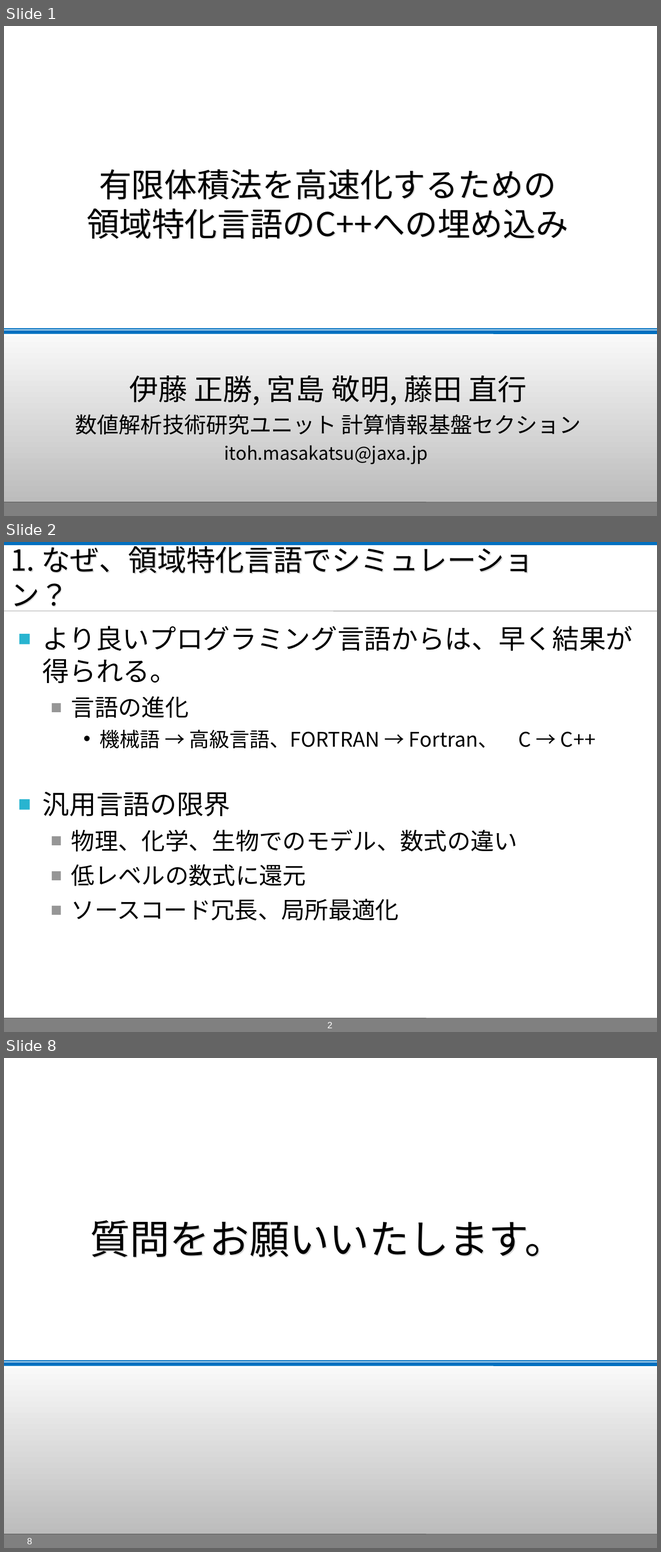
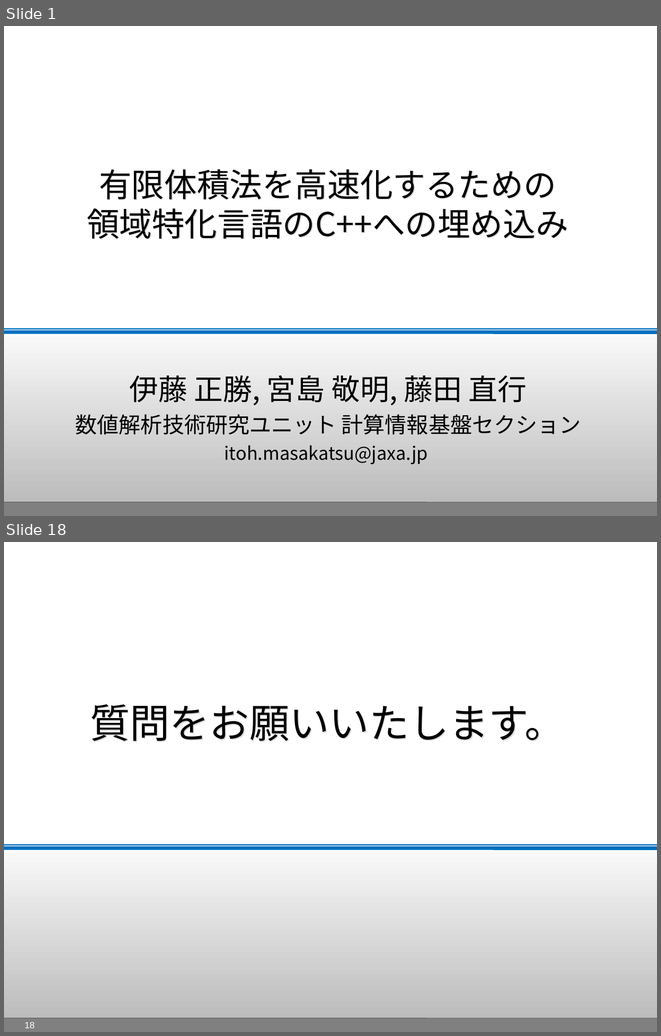
Before and after one commit to masa-ito/ProtoToPoisson, a slide deck: doc/第57回プログラミング・シンポジウム/presentationAtJaxaOn10Dec2015/ProtoFVM_PresentationAtJaxaOn10Dec2015.ppt. Shown one above the other, each under a label of ours: slides 1, 2 and 8 before the commit, slides 1 and 18 after it; the slides between them are not shown. The pictures are 661x1552 and 661x1036 pixels, drawn with LibreOffice and Linux fonts; fonts in the diff are those of the drawing; background and template pictures are left out. Boxes give left, top, right and bottom in pixels: in the first picture for what was removed or moved away, otherwise in the second. Text is boxed around its words. In the diff, an @@ line names an element or a change of style, - is before the commit and + after.

```diff
--- a/doc/第57回プログラミング・シンポジウム/presentationAtJaxaOn10Dec2015/ProtoFVM_PresentationAtJaxaOn10Dec2015.ppt
+++ b/doc/第57回プログラミング・シンポジウム/presentationAtJaxaOn10Dec2015/ProtoFVM_PresentationAtJaxaOn10Dec2015.ppt
@@ slide 2 removed at [4, 542, 657, 1032], background #FFFFFF; not listed: 3 template elements that a slide beside it also shows @@
@@ rectangle removed at [4, 543, 657, 545] @@
@@ title removed at [10, 542, 533, 611] @@
-1. なぜ、領域特化言語でシミュレーション？
@@ line removed from (4, 611) to (657, 611) @@
@@ text removed at [43, 626, 633, 920] @@
-■ より良いプログラミング言語からは、早く結果が得られる。
-  ■ 言語の進化
-    • 機械語 → 高級言語、FORTRAN → Fortran、 C → C++
-■ 汎用言語の限界
-  ■ 物理、化学、生物でのモデル、数式の違い
-  ■ 低レベルの数式に還元
-  ■ ソースコード冗長、局所最適化
@@ page number removed at [327, 1022, 333, 1028] @@
-2
@@ what was slide 8 is now slide 18 @@
@@ page number at [25, 1022, 35, 1028]: text changed @@
-8
+18
```
Also in this commit, not shown: 4 slides changed, 15 slides added, 2 other slides removed.
